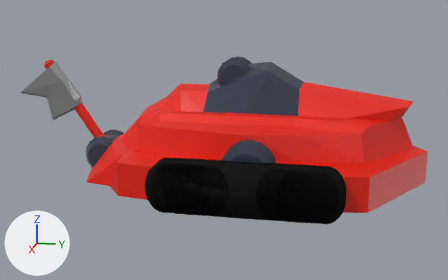
Two versions of the Blender file artwork/bots/bot-1.blend, one commit apart.
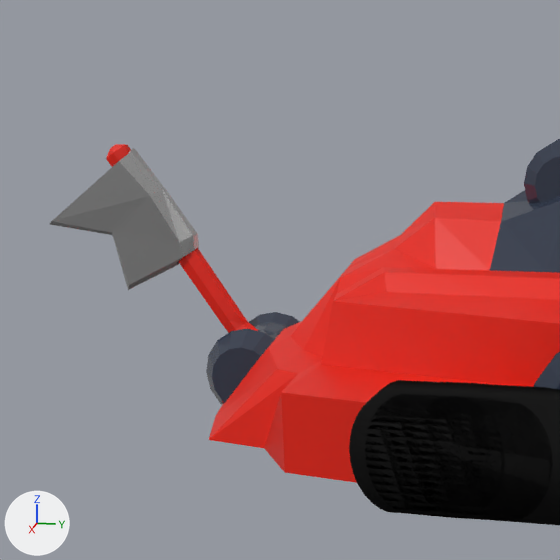
Old and new are each drawn whole from a 50 mm lens placed at (3.588, 0.481, 1.113), pointed at (0.02, -0.233, 0.221) and again close up on the part from 0% to 52% of the width and 0% to 83% of the height. The lights are fixed; the arrows at lower left show +X, +Y and +Z.

In view in the first close-up: 'BotBody1', 'BotTransportDoubleTracks', 'BotTransportTracks', 'BotTransportWheels', 'BotTurretFront', 'BotTurretTop', 'WeaponAxe', 'WeaponAxeBlade'.
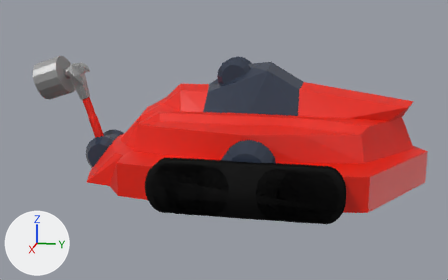
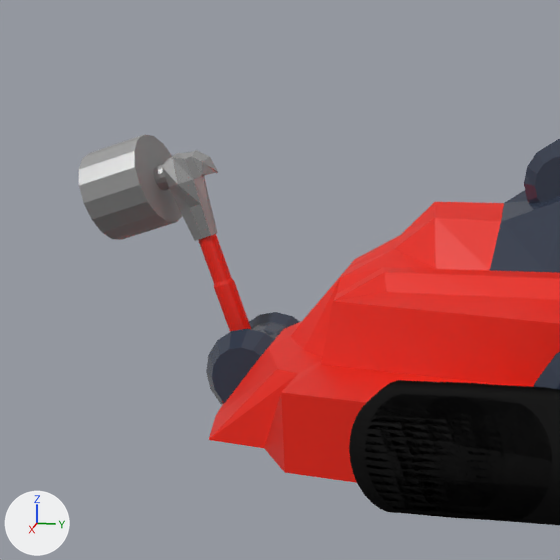
Commit message: Add hammer weapon

Where the change shows, as pixel boxes [x1, y1, x2, y2] in the close-ups (560 x 560 px):
'WeaponAxeBlade', deleted: before [50, 148, 199, 290]
'WeaponHammerEnd', added: after [79, 134, 182, 240]
'WeaponHammerTop', added: after [162, 150, 218, 241]
'WeaponAxe', deleted (red): before [106, 144, 258, 333]
'WeaponHammerHandle', added (red): after [198, 234, 251, 332]

The edits, one by one:
Mesh me_cylinder_026 is new.
It has 112 vertices, 83 faces and spans x -1.05..1.05, y -1.19..1.19, z -1.0..12.79.
It uses material mat_matbody (red #e71c00).
Mesh me_cube_013 is new.
It has 52 vertices, 53 faces and spans x -1.01..1.01, y -0.59..1.62, z -1.35..0.68.
It uses material mat_steel.
Mesh me_cylinder_027 is new.
It has 80 vertices, 66 faces and spans x -5.08..5.08, y -9.17..1.45, z 9.97..20.13.
It uses material mat_steel.
Object 'WeaponAxe' (ob_weaponaxe) is deleted.
Object 'WeaponAxeBlade' (ob_weaponaxeblade) is deleted.
Object 'WeaponHammerHandle' (ob_weaponhammerhandle) is new; it shows me_cylinder_026.
Its parent is ob_weaponhammerempty.
Its location is (0.0, 0.0, 0.342).
Its scale is (0.303, 0.303, 0.303).
Object 'WeaponHammerEmpty' (ob_weaponhammerempty) is new.
Its location is (0.00541, -1.016, 0.145).
Its rotation in degrees is (18, 0, 0).
Its scale is (0.0769, 0.0769, 0.0769).
Object 'WeaponHammerTop' (ob_weaponhammertop) is new; it shows me_cube_013.
Its parent is ob_weaponhammerempty.
Its location is (0.0, 0.0, 6.024).
Its scale is (0.727, 0.727, 1.44).
Object 'WeaponHammerEnd' (ob_weaponhammerend) is new; it shows me_cylinder_027.
Its parent is ob_weaponhammerempty.
Its location is (0.0, -0.229, 1.823).
Its scale is (0.303, 0.303, 0.303).
